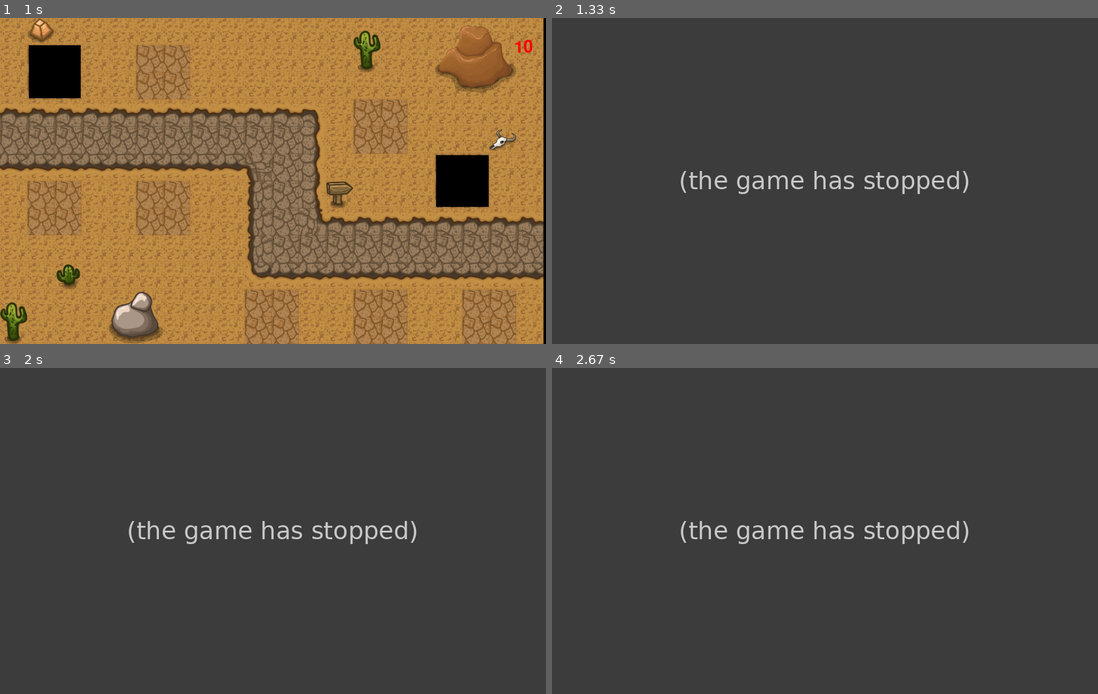
Above: before the commit, frames 1-4 (two rows, left to right).
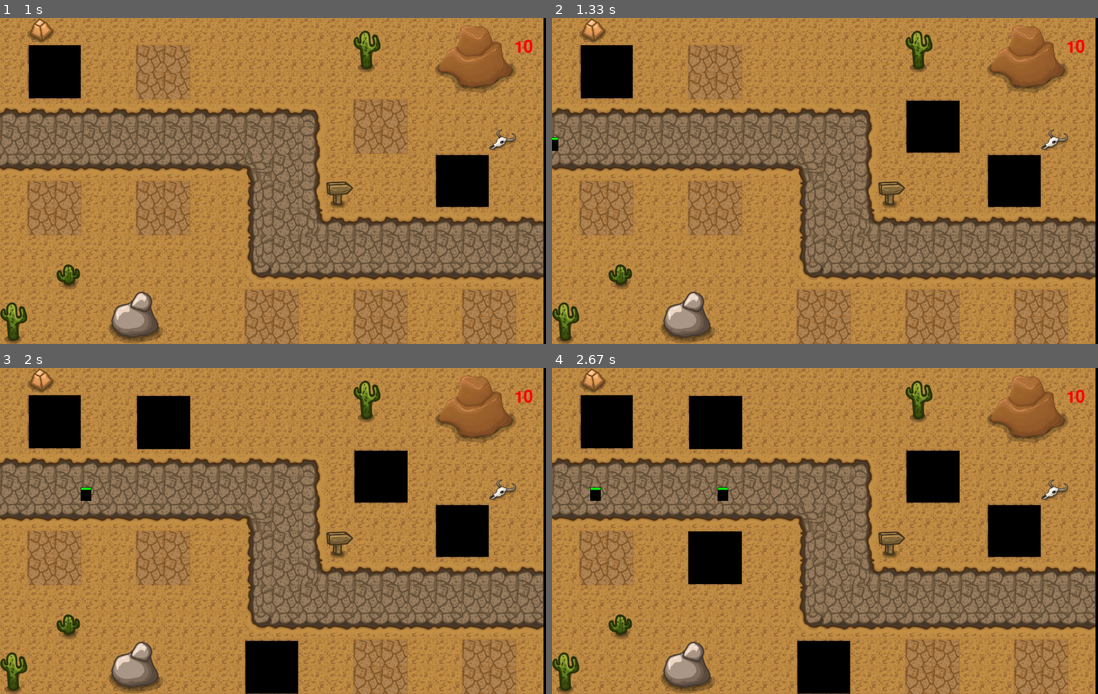
Above: after the commit, the same moments.

Repository: mustafa-mun/canyon-defenders
Game: pygame game, started from main.py
The game is run twice, just before and just after one commit, with the same random seed, the same clock (stepped at 60 frames per second) and the same inputs.
Inputs (mouse positions are in pixels of both pictures, inside the frame that each line leads up to):
- Up to frame 1 (1 s): click (447, 171) at 0.38 s; click (54, 70) at 0.72 s
- Up to frame 2 (1.33 s): press the mouse at (825, 317) at 1.03 s; move the mouse to (868, 226) at 1.13 s; release the mouse at (912, 135) at 1.27 s
- Up to frame 3 (2 s): press the mouse at (163, 557) at 1.37 s; move the mouse to (212, 602) at 1.47 s; release the mouse at (262, 648) at 1.6 s; click (174, 429) at 1.72 s
- Up to frame 4 (2.67 s): click (693, 534) at 2.05 s

Frame 1 is identical in both runs. In frame 2, 98% of the frame differs, in the area x 0-100%, y 0-100%; in frame 3, 98%; in frame 4, 98%.
Error before the commit: TypeError: Enemy.update() takes 1 positional argument but 2 were given (main.py line 84); the game stopped at 1 s (later frames are placeholders)

Commit message:
add health handling to enemies   After this commit, when a enemy is passed through the screen, player losts one health

Diff:
--- a/modules/enemy.py
+++ b/modules/enemy.py
@@ -43,7 +43,7 @@
                 self.health / self.max_health,
             )
 
-    def update(self):
+    def update(self, player):
         # If health is 0 or less, kill enemy
         if self.health <= 0:
             self.kill()
@@ -73,4 +73,5 @@
             self._target_waypoint += 1
             # check if enemy has reached the end of waypoints list
             if self._target_waypoint >= len(self._waypoints):
+                player.health -=1
                 self.kill()
